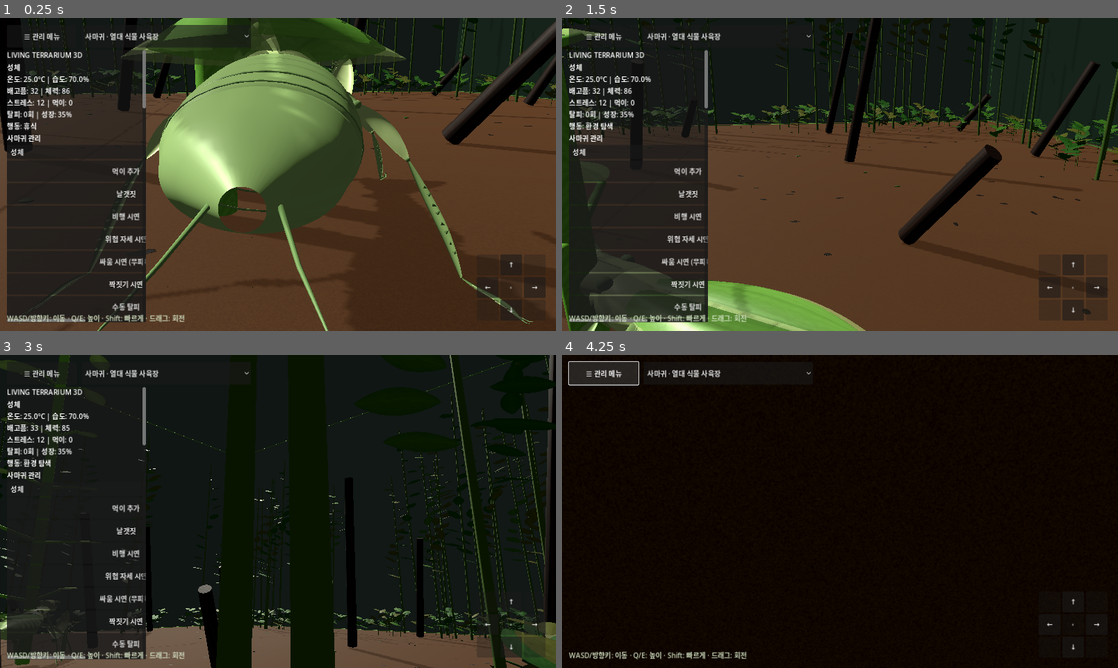
Above: before the commit, frames 1-4 (two rows, left to right).
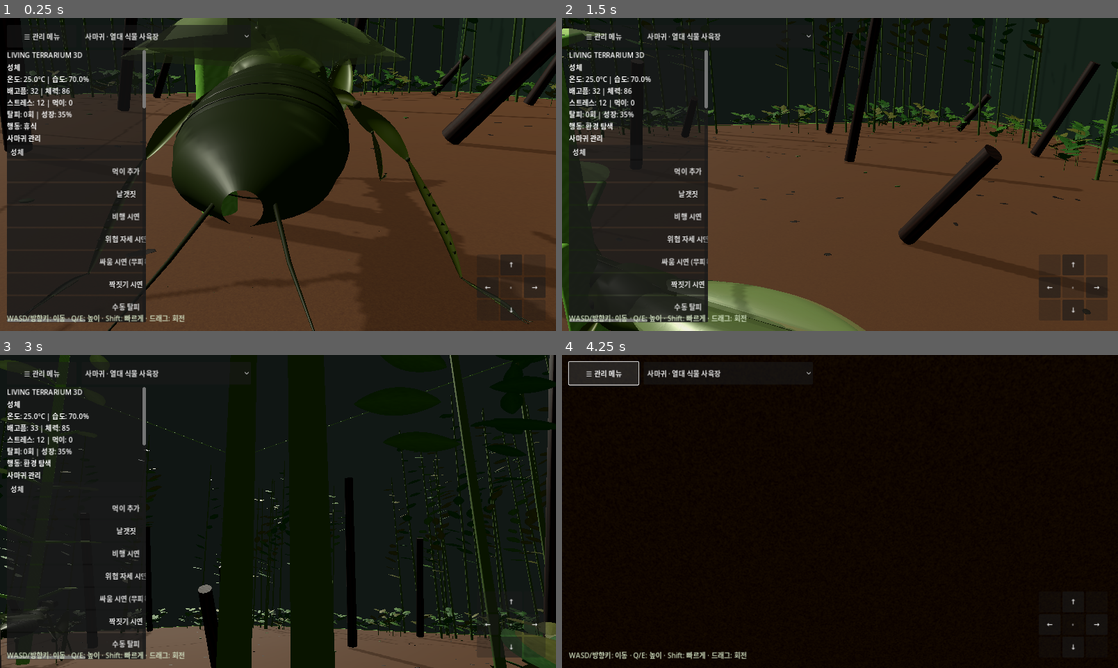
Above: after the commit, the same moments.

Repository: s5vrusg22-stack/LivingTerrarium
Game: Godot game, scene res://scenes/main.tscn
Two runs of this game, one before a commit and one after it. Both use one fixed random seed, a clock stepped at 60 frames per second and the inputs below.
Inputs (mouse positions are in pixels of both pictures, inside the frame that each line leads up to):
- Up to frame 1 (0.25 s): no input
- Up to frame 2 (1.5 s): tap Enter at 0.5 s; move the mouse to (962, 158) at 0.52 s; hold Right 0.53-1.25 s; hold Q 0.53-1.25 s; click (962, 158) at 0.67 s; drag from (728, 190) to (812, 237) at 1.27 s
- Up to frame 3 (3 s): move the mouse to (333, 442) at 2.02 s; hold Right 2.03-2.75 s; hold Shift 2.03-2.75 s; drag from (250, 574) to (111, 464) at 2.77 s
- Up to frame 4 (4.25 s): click "☰ 관리 메뉴" at 3.5 s

The runs differ from the first frame. In frame 1, 20% of the frame differs, in the area x 3-96%, y 0-100%; in frame 2, 3.9%; in frame 3, 0.1%; in frame 4, nothing differs.

Commit message:
Refine Base 1 mantis anatomy and photo palette
* Correct inward Base 1 raptorial spines

* Refine Base 1 proportions and photo palette

Diff:
--- a/MODEL_CHANGE.json
+++ b/MODEL_CHANGE.json
@@ -1,7 +1,7 @@
 {
-  "source_commit": "91230ff28b494721bc83541040058373a1045662",
+  "source_commit": "3cf9856f8e48954c312cce7c8ce86ecdf5c15aa8",
   "source_path": "assets/models/base1.glb",
-  "source_git_blob_sha": "8b8857974afe912204b649f0a6ebe5293fca2660",
-  "output_git_blob_sha": "17b3b5f96e5413595d9cc5a41fa33de78d525fbc",
-  "change_summary": "Separate Base1 wing shells with fine venation and relief; add translucent hindwings, softer chitin gloss, and shallow abdominal segmentation."
+  "source_git_blob_sha": "17b3b5f96e5413595d9cc5a41fa33de78d525fbc",
+  "output_git_blob_sha": "f2a4dc60e72cfd6dc48861f75e1a0eff735b690c",
+  "change_summary": "Taper the pronotum and triangular head, lengthen the thoracic bridge, slim the abdomen, move and thicken the paired foreleg coxae, tuck thoracic supports, and recolor the existing Base 1 surfaces from the supplied mantis photo while preserving the rig and animation clips."
 }
--- a/tests/check_mantis_model_default.gd
+++ b/tests/check_mantis_model_default.gd
@@ -104,20 +104,38 @@
         _fail("The pronotum and head do not show the requested longer neck profile")
         return
 
+    var left_coxa := model.find_child("Raptor_L_Coxa", true, false) as Node3D
+    var right_coxa := model.find_child("Raptor_R_Coxa", true, false) as Node3D
+    if (
+        left_coxa == null or right_coxa == null
+        or left_coxa.position.z > -0.63
+        or absf(left_coxa.position.z - right_coxa.position.z) > 0.001
+        or absf(left_coxa.position.x + right_coxa.position.x) > 0.001
+    ):
+        _fail("The paired raptorial legs are not symmetrically attached near the head")
+        return
+
     for side in ["L", "R"]:
         var femur := model.find_child("Raptor_%s_Femur" % side, true, false) as MeshInstance3D
         if femur == null or femur.mesh == null or femur.mesh.get_surface_count() < 4:
             _fail("A raptorial femur with inward spines is missing")
             return
+        var femur_center := _surface_center_in_model(model, femur, 0)
+        var inward_sign := 1.0 if side == "L" else -1.0
         for surface_index in [2, 3]:
-            var femur_vertices: PackedVector3Array = femur.mesh.surface_get_arrays(surface_index)[Mesh.ARRAY_VERTEX]
-            var mean_x := 0.0
-            for vertex in femur_vertices:
-                mean_x += vertex.x
-            mean_x /= maxf(float(femur_vertices.size()), 1.0)
-            if (side == "L" and mean_x <= 0.0) or (side == "R" and mean_x >= 0.0):
-                _fail("%s femur spines point outward instead of toward the center" % side)
+            var spine_center := _surface_center_in_model(model, femur, surface_index)
+            if inward_sign * (spine_center.x - femur_center.x) <= 0.01:
+                _fail("%s femur spines point outward instead of toward the body" % side)
                 return
+        var tibia := model.find_child("Raptor_%s_Tibia" % side, true, false) as MeshInstance3D
+        if tibia == null or tibia.mesh == null or tibia.mesh.get_surface_count() < 3:
+            _fail("A toothed raptorial tibia is missing")
+            return
+        var tibia_center := _surface_center_in_model(model, tibia, 0)
+        var teeth_center := _surface_center_in_model(model, tibia, 2)
+        if inward_sign * (teeth_center.x - tibia_center.x) <= 0.01:
+            _fail("%s tibial teeth point outward instead of toward the femur" % side)
+            return
 
     var stage_picker := app.get("stage_picker") as OptionButton
     if stage_picker == null or stage_picker.item_count != 7:
@@ -246,6 +264,15 @@
     print("Mantis simulation check passed: Base 1 GLB, six instars, flight and social behavior, and free camera")
     quit()
 
+func _surface_center_in_model(model: Node3D, part: MeshInstance3D, surface_index: int) -> Vector3:
+    var arrays: Array = part.mesh.surface_get_arrays(surface_index)
+    var vertices: PackedVector3Array = arrays[Mesh.ARRAY_VERTEX]
+    var local_center := Vector3.ZERO
+    for vertex in vertices:
+        local_center += vertex
+    local_center /= maxf(float(vertices.size()), 1.0)
+    return model.to_local(part.to_global(local_center))
+
 func _fail(message: String) -> void:
     push_error(message)
     quit(1)
Binary file changed: assets/models/base1.glb
Not shown, changed: AGENTS.md
Not shown, changed: README_v8.3.md
Not shown, changed: tests/check_base1_baseline.py
Not shown, changed: tests/check_base1_mantis_refinement.py
